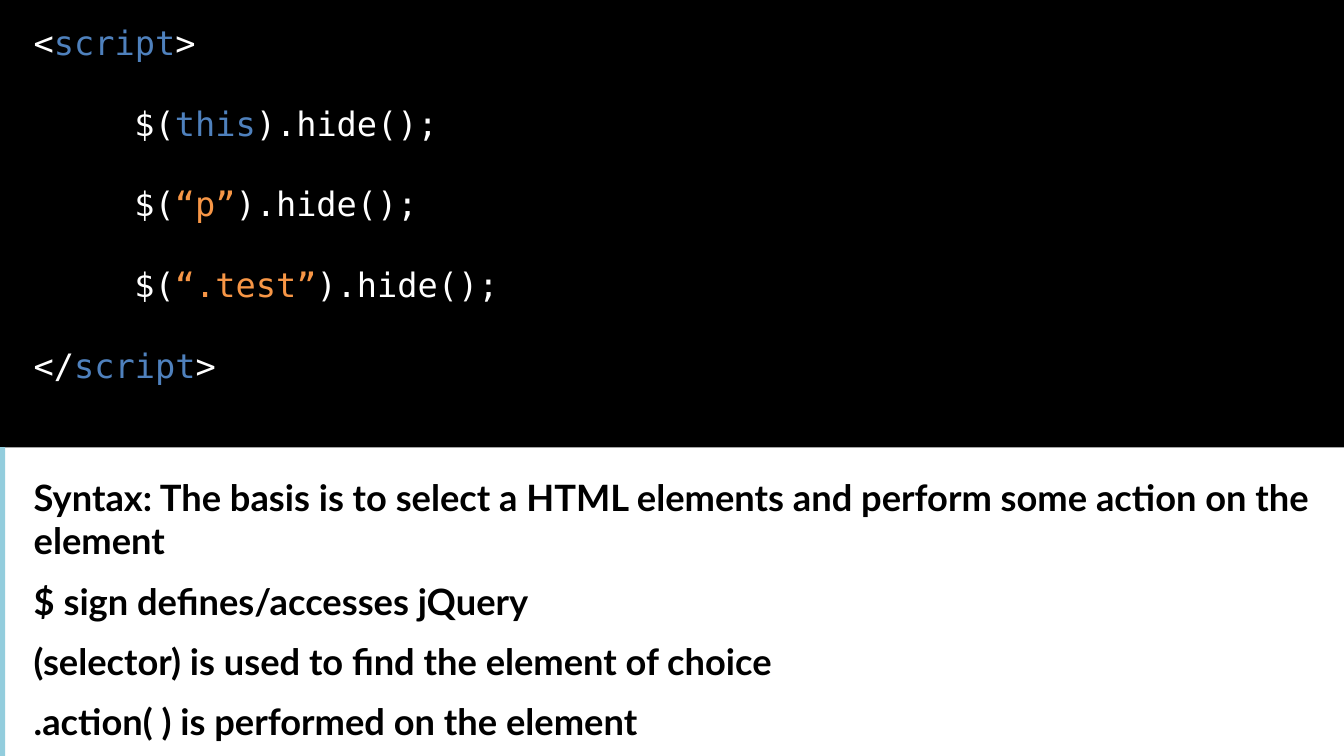
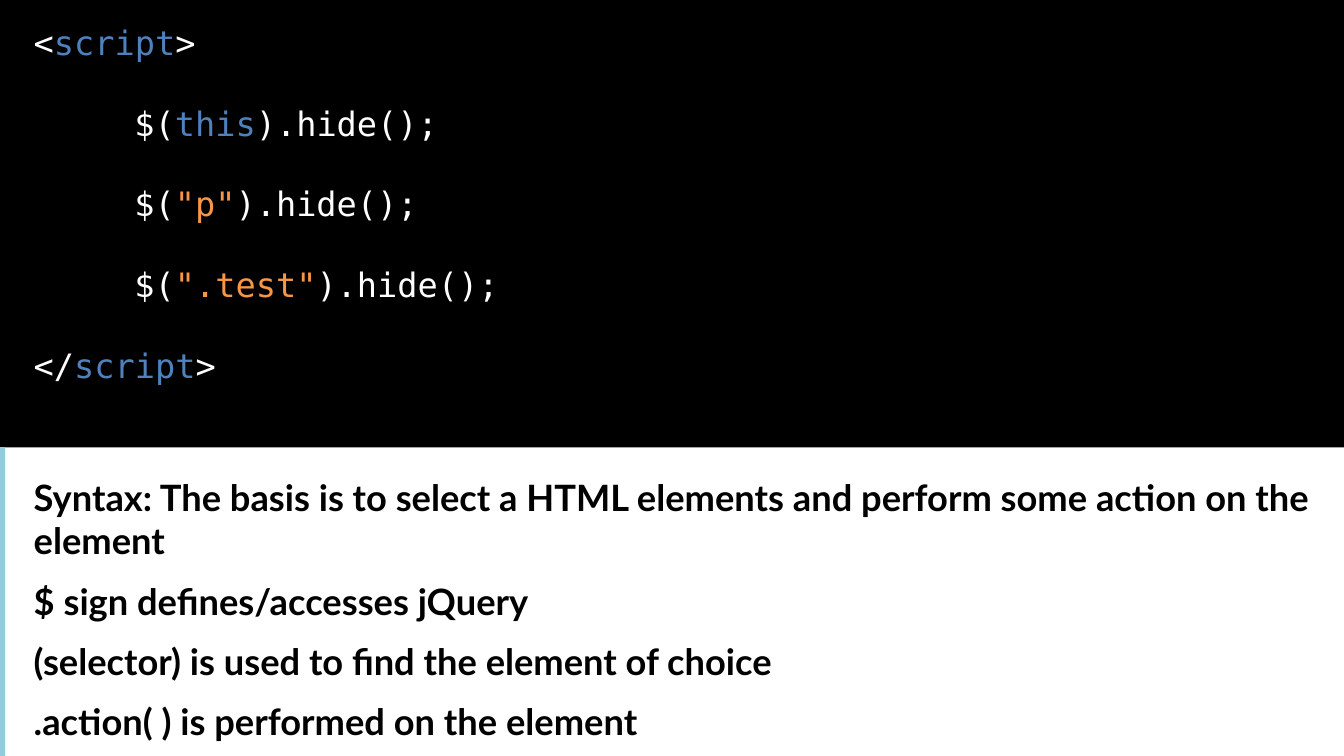
Before and after one commit to Amart85/JavaScript-Experienced-Developers, a slide deck: slide 25 of Slides/Module 1 -Getting Started With JavaScript.pptx. Drawn at 1344x756 pixels with LibreOffice and Linux fonts; fonts in the diff are those of the drawing. Boxes give left, top, right and bottom in pixels: in the first picture for what was removed or moved away, otherwise in the second. Text is boxed around its words. In the diff, an @@ line names an element or a change of style, - is before the commit and + after.

```diff
--- a/Slides/Module 1 -Getting Started With JavaScript.pptx
+++ b/Slides/Module 1 -Getting Started With JavaScript.pptx
@@ text at (x1=134, y1=190, x2=498, y2=302): text changed @@
-$(“p”).hide();
-$(“.test”).hide();
+$("p").hide();
+$(".test").hide();
```
Also in this commit, not shown: 3 other slides changed, 3 other files.
